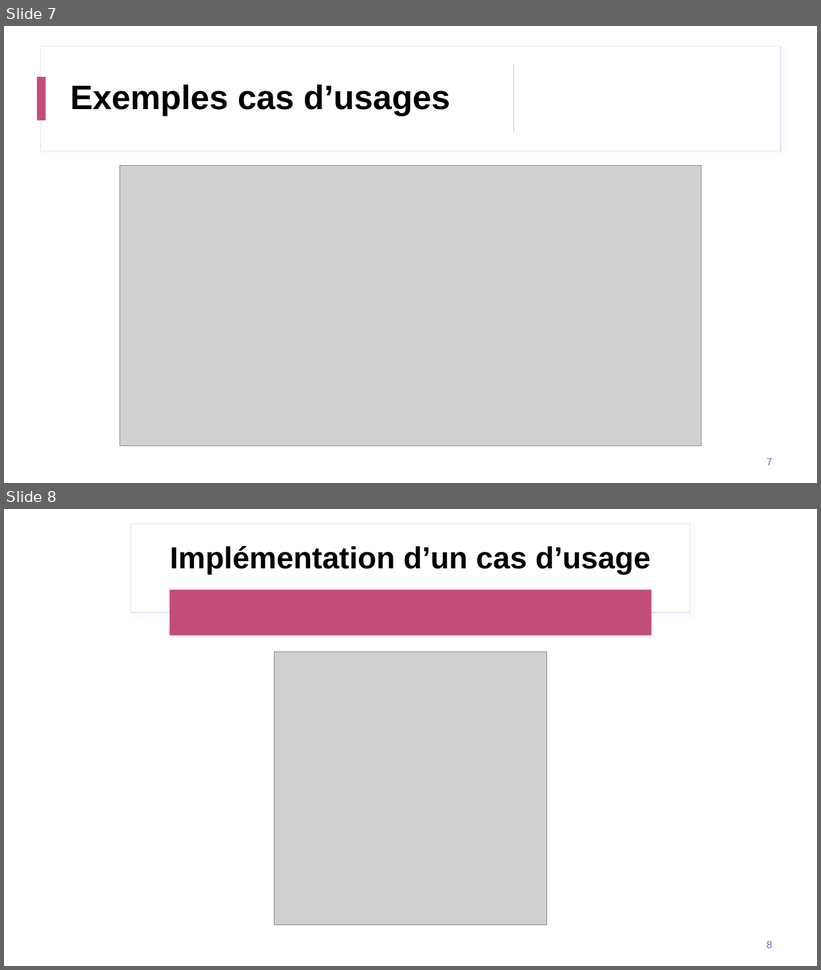
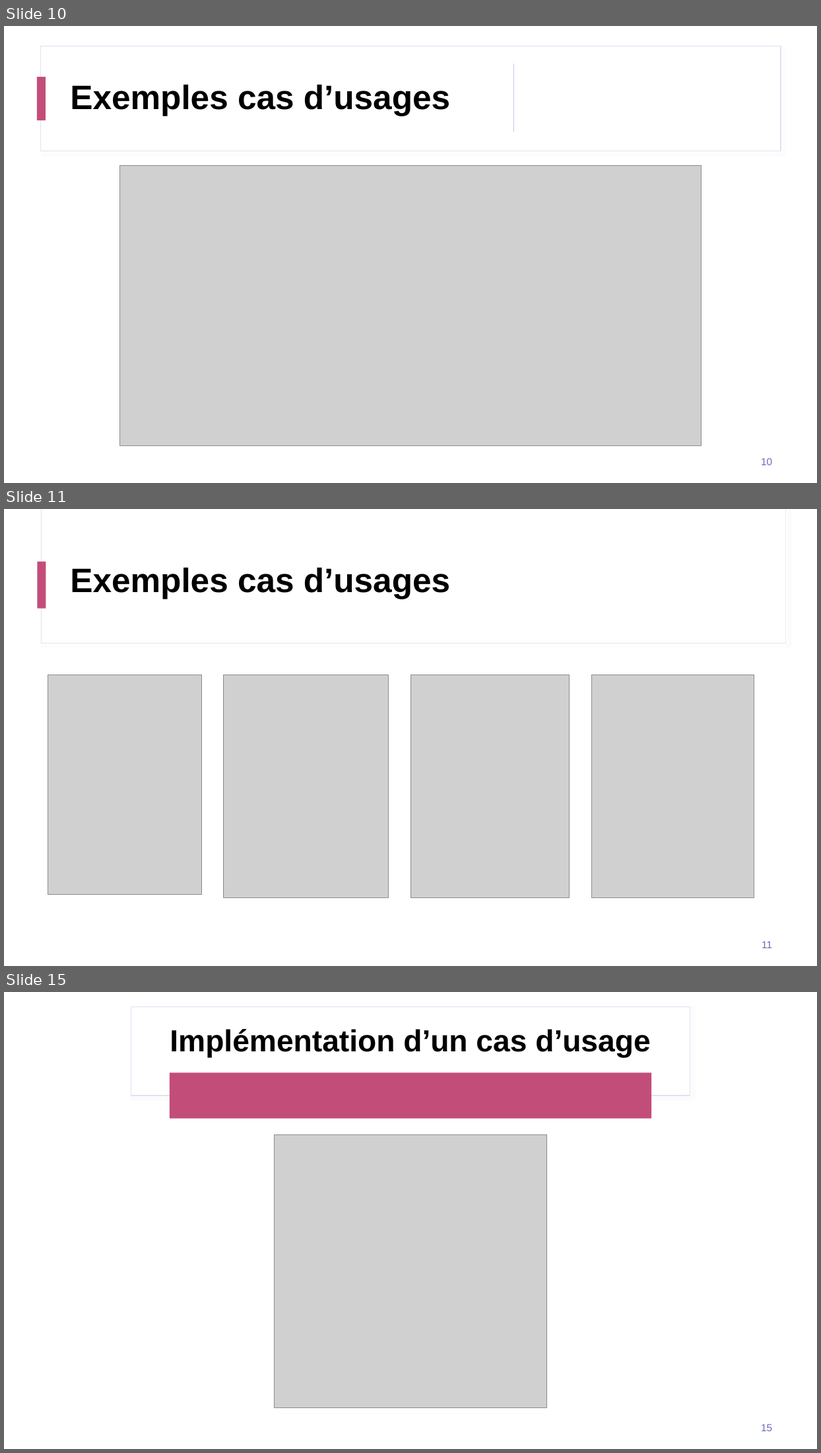
Before and after one commit to clementmariebrisson/neo4j-recommandation-engine, a slide deck: Presentation Neo4j.pptx. Shown one above the other, each under a label of ours: slides 7 and 8 before the commit, slides 10, 11 and 15 after it; the slides between them are not shown. The pictures are 821x970 and 821x1453 pixels, drawn with LibreOffice and Linux fonts; fonts in the diff are those of the drawing; grey boxes stand for pictures. Boxes give left, top, right and bottom in pixels: in the first picture for what was removed or moved away, otherwise in the second. Text is boxed around its words. In the diff, an @@ line names an element or a change of style, - is before the commit and + after.

```diff
--- a/Presentation Neo4j.pptx
+++ b/Presentation Neo4j.pptx
@@ slide 11 added at (x1=4, y1=509, x2=817, y2=966), background #FFFFFF; not listed: 2 template elements that a slide beside it also shows @@
@@ rectangle added at (x1=38, y1=561, x2=46, y2=609), fill #C34D79 @@
@@ title added at (x1=70, y1=567, x2=450, y2=599), 40 pt, text #000000, bold @@
+Exemples cas d’usages
@@ picture added at (x1=48, y1=675, x2=201, y2=895) @@
@@ picture added at (x1=224, y1=675, x2=388, y2=899) @@
@@ picture added at (x1=411, y1=675, x2=570, y2=899) @@
@@ picture added at (x1=592, y1=675, x2=754, y2=899) @@
@@ page number added at (x1=762, y1=941, x2=772, y2=949), 12 pt, text #6669BE @@
+11
@@ what was slide 7 is now slide 10 @@
@@ page number at (x1=761, y1=458, x2=772, y2=466): text changed @@
-7
+10
@@ what was slide 8 is now slide 15 @@
@@ page number at (x1=761, y1=1424, x2=772, y2=1432): text changed @@
-8
+15
```
Also in this commit, not shown: 4 slides changed, 13 other slides added, 1 other file.
